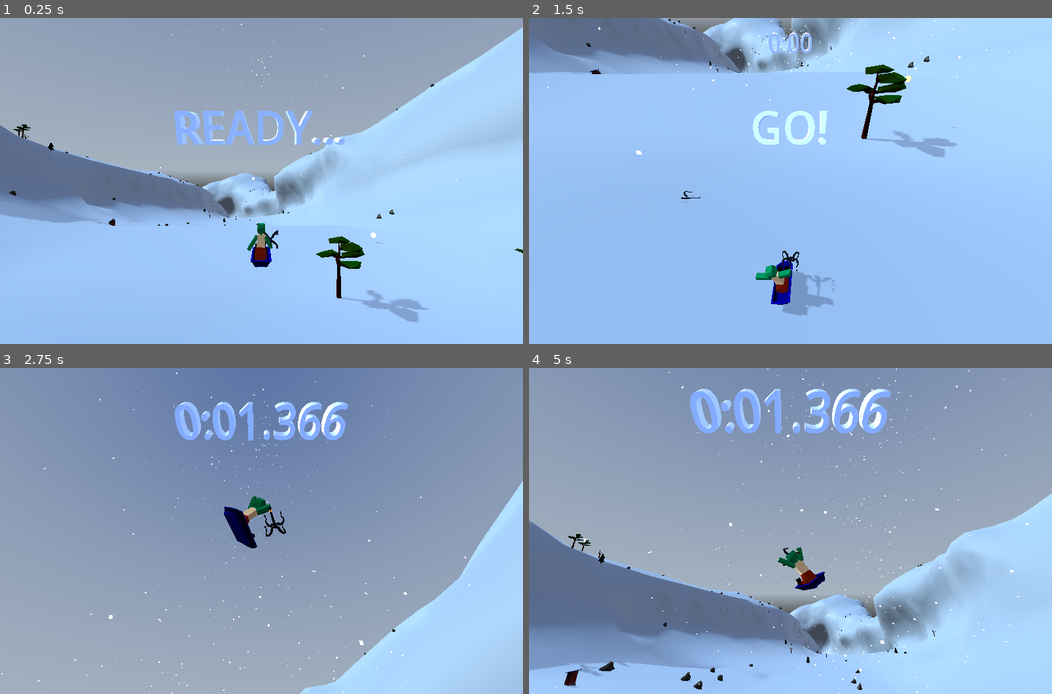
Above: before the commit, frames 1-4 (two rows, left to right).
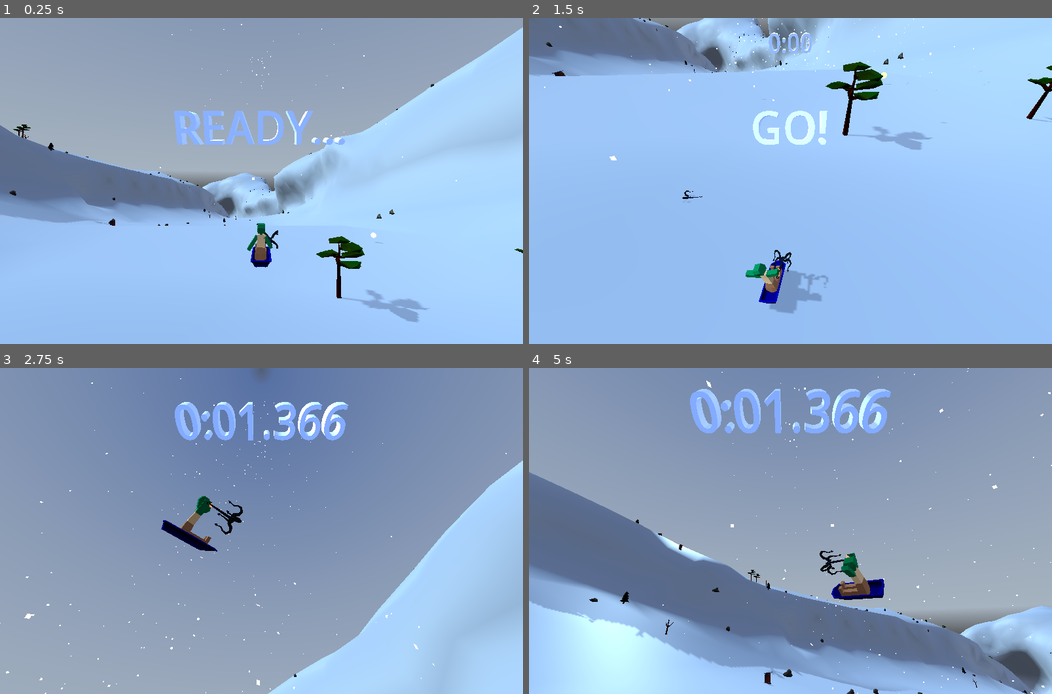
Above: after the commit, the same moments.

Repository: tokkoro/ggj24-sled
Game: Godot game, scene res://tomi_testaa/level_loader_scene.tscn
Same seed, same stepped clock (60 frames per second), same inputs: the game is played once before the commit and once after it. A sky picture missing from this copy of the repository is replaced by a grey-blue gradient.
Inputs (mouse positions are in pixels of both pictures, inside the frame that each line leads up to):
- Up to frame 1 (0.25 s): no input
- Up to frame 2 (1.5 s): tap Enter at 0.5 s; move the mouse to (905, 164) at 0.52 s; hold Right (turn_right) 0.53-1.28 s; tap Down (break) at 0.6 s; click (905, 164) at 0.67 s; tap Space (jump) at 0.77 s; move the mouse to (685, 197) at 1.27 s; hold Left (turn_left) from 1.28 s (still down); tap Shift at 1.35 s
- Up to frame 3 (2.75 s): tap Space (jump) at 1.52 s; move the mouse to (313, 459) at 2.02 s; release Left (turn_left) at 2.03 s; hold Right (turn_right) from 2.03 s (still down); tap G at 2.1 s
- Up to frame 4 (5 s): move the mouse to (764, 596) at 2.77 s; release Right (turn_right) at 2.78 s; hold Up (accelerate) 2.78-3.53 s; tap Ctrl at 2.85 s; click (764, 596) at 2.92 s; tap Space (jump) at 3.02, 3.77, 4.52 s; move the mouse to (947, 579) at 3.52 s; hold Left (turn_left) from 3.53 s (still down); tap 1 at 3.6 s; move the mouse to (633, 482) at 4.27 s; tap 2 at 4.35 s

The runs differ from the first frame. In frame 1, less than 0.1% of the frame differs, in the area x 4-60%, y 34-75%; in frame 2, 6.9%; in frame 3, 8.5%; in frame 4, 36%, in the area x 0-100%, y 0-100%.

Commit message:
Better turing and more oppo to fall

Diff:
--- a/godot_project/sled/sled.gd
+++ b/godot_project/sled/sled.gd
@@ -8,8 +8,8 @@
 @onready var animator: SlederAnimator = $SledModel/SledVisual/Pulkkailija_origo
 
 var acceleration = 1200.0
-var turning = 30  # degrees per second
-var max_turning = 10
+var turning = 40  # degrees per second
+var max_turning = 15
 var turn_stop_limit = 0.75
 var sphere_offset = Vector3.DOWN
 var body_tilt = 35
--- a/godot_project/tomi_testaa/TheGame.gd
+++ b/godot_project/tomi_testaa/TheGame.gd
@@ -76,7 +76,7 @@
 			text_mesh.text = time_str
 
 
-	if player.global_position.y < -200:
+	if player.global_position.y < -300:
 		print("TOO LOW")
 		move_player_to_start()
 
--- a/godot_project/tomi_testaa/hill_area.tscn
+++ b/godot_project/tomi_testaa/hill_area.tscn
@@ -272,7 +272,7 @@
 can_sleep = false
 continuous_cd = true
 linear_damp = 0.15
-angular_damp = 25.0
+angular_damp = 18.0
 script = ExtResource("2_nu8po")
 
 [node name="SledModel" type="Node3D" parent="Sled" groups=["Player"]]
